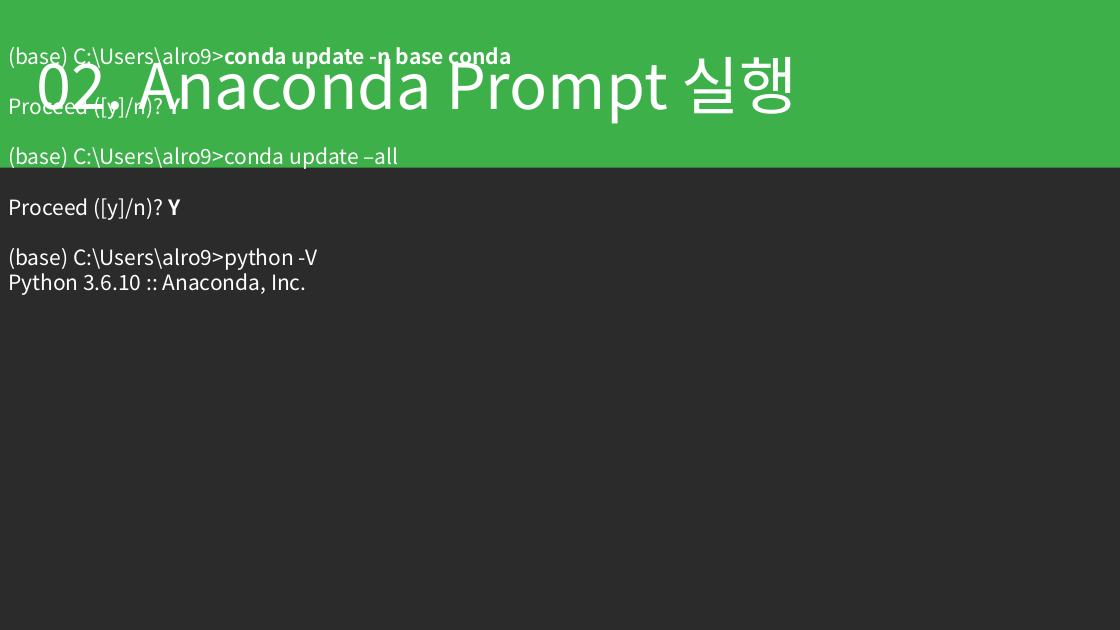
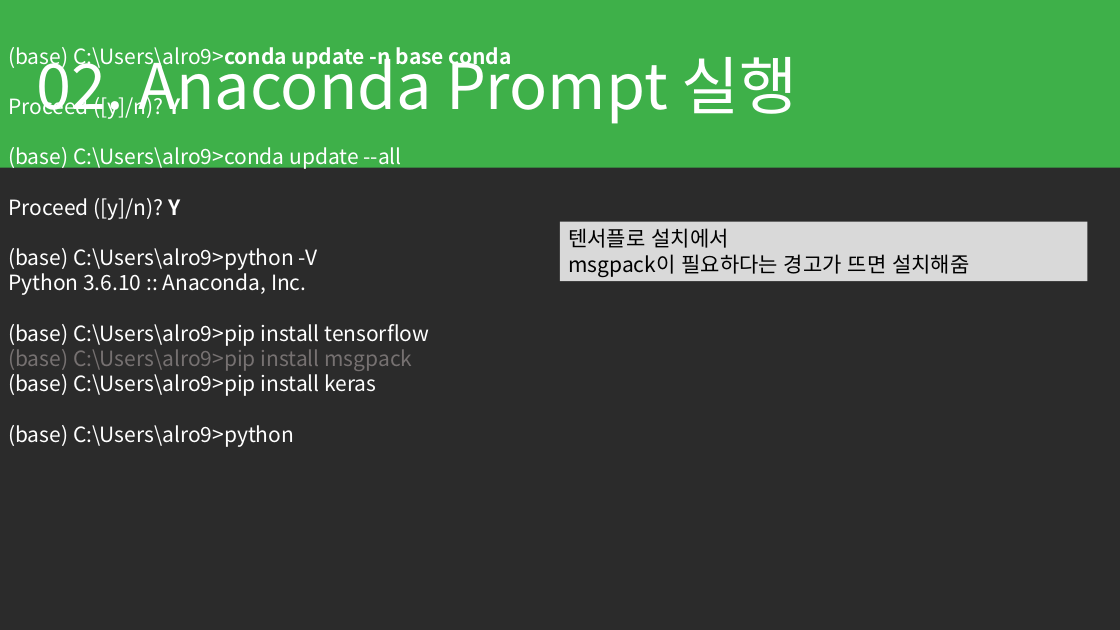
Before and after one commit to alro923/Deep_learning_with_python, a slide deck: slide 10 of 00 환경설정 (아나콘다,텐서플로,케라스).pptx. Drawn at 1120x630 pixels with LibreOffice and Linux fonts; fonts in the diff are those of the drawing; background and template pictures are left out; a plain dark background stands for a picture behind light text. Boxes give left, top, right and bottom in pixels: in the first picture for what was removed or moved away, otherwise in the second. Text is boxed around its words. In the diff, an @@ line names an element or a change of style, - is before the commit and + after.

```diff
--- a/00 환경설정 (아나콘다,텐서플로,케라스).pptx
+++ b/00 환경설정 (아나콘다,텐서플로,케라스).pptx
@@ text at <box>8,147,402,170</box>: text changed @@
-(base) C:\Users\alro9>conda update –all
+(base) C:\Users\alro9>conda update --all
@@ rectangle added at <box>560,222,1088,281</box>, fill #D9D9D9, 18 pt, text #000000 @@
+텐서플로 설치에서
+msgpack이 필요하다는 경고가 뜨면 설치해줌
@@ text at <box>8,324,429,447</box>: paragraphs added @@
+(base) C:\Users\alro9>pip install tensorflow
+(base) C:\Users\alro9>pip install msgpack
+(base) C:\Users\alro9>pip install keras
+(base) C:\Users\alro9>python
```
Also in this commit, not shown: 1 other slide changed, 1 slide removed.
